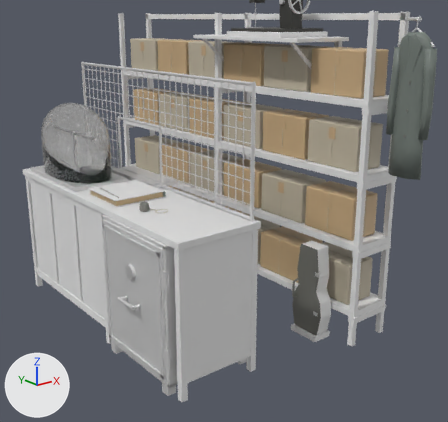
Renders of the Blender file art/blender/pawn_fittings.blend from each side of a commit.
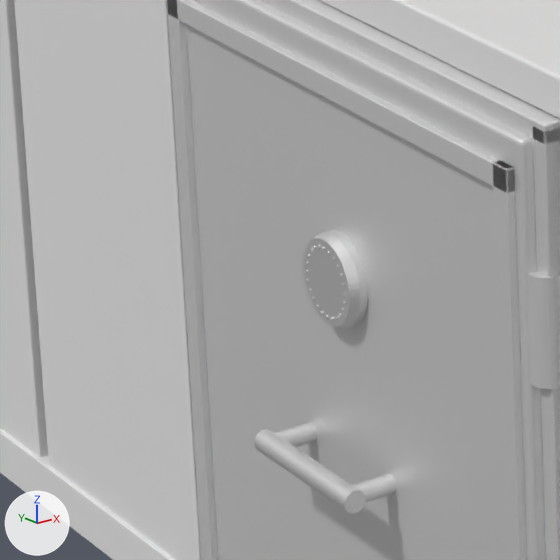
Each version is shown from a 50 mm lens placed at (18.891, -57.874, 2.535), pointed at (21.481, -54.637, 1.24), then close up on the part from 17% to 37% of the width and 53% to 75% of the height. Every picture has the same lights, and +X, +Y and +Z are marked at lower left. The first two pictures are the older version.

The scene before the commit, as lines of its bpy script (objects in view):
```python
ob_storm_shop_pawnbroker_grille_counter__countertop = bpy.data.objects.new('storm_shop_pawnbroker_grille_counter__countertop', me_storm_shop_pawnbroker_grille_counter__countertop)
ob_storm_shop_pawnbroker_grille_counter__countertop.location = (21.95, -53.3, 0.01)
ob_storm_shop_pawnbroker_grille_counter__wood_dark = bpy.data.objects.new('storm_shop_pawnbroker_grille_counter__wood_dark', me_storm_shop_pawnbroker_grille_counter__wood_dark)
ob_storm_shop_pawnbroker_grille_counter__wood_dark.location = (21.95, -53.3, 0.01)
ob_storm_shop_pawnbroker_safe__brass_dull = bpy.data.objects.new('storm_shop_pawnbroker_safe__brass_dull', me_storm_shop_pawnbroker_safe__brass_dull)
ob_storm_shop_pawnbroker_safe__brass_dull.location = (22.11, -51.8, 0.05)
# also in view: 'storm_shop_pawnbroker_safe__cast_iron' at (21.298, -54.301, 0.57); 'storm_shop_pawnbroker_safe__iron_blackened' at (20.907, -54.3, 0.609)
```
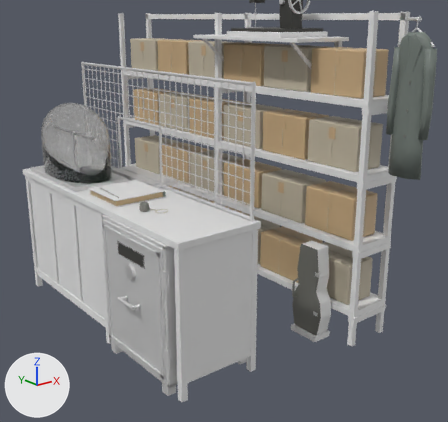
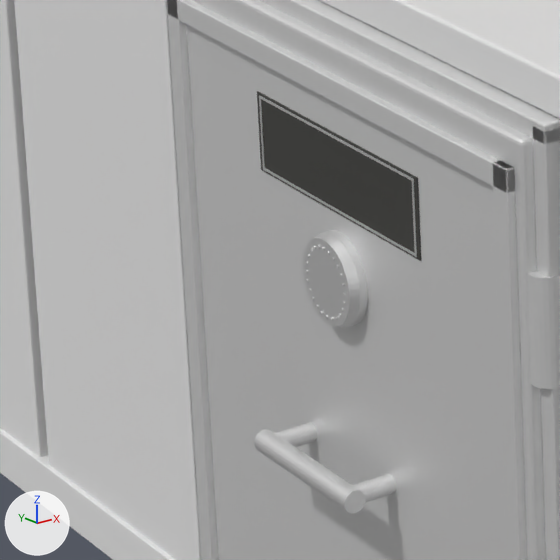
What differs and where, as boxes [x1, y1, x2, y2] in the close-ups (560 x 560 px):
'storm_shop_pawnbroker_safe__enamel', added
    after: [257, 91, 421, 261]
'storm_shop_pawnbroker_safe__brass_dull', reshaped (15% wider, 48% taller)
    before: [254, 230, 396, 513]
    after: [254, 95, 417, 513]
part 1 of me_storm_shop_pawnbroker_safe__brass_dull, added
    after: [264, 168, 415, 256]
part 2 of me_storm_shop_pawnbroker_safe__brass_dull, added
    after: [260, 96, 412, 181]
part 3 of me_storm_shop_pawnbroker_safe__brass_dull, added
    after: [412, 178, 417, 257]
part 4 of me_storm_shop_pawnbroker_safe__brass_dull, added
    after: [259, 95, 265, 170]

The edits, one by one:
me_storm_shop_pawnbroker_safe__brass_dull is used by ob_storm_shop_pawnbroker_safe__brass_dull; location (22.11, -51.8, 0.05).
me_storm_shop_pawnbroker_safe__brass_dull had 290 vertices, 564 faces and spanned x -1.265..-1.188, y -2.605..-2.395, z 0.526..0.827.
me_storm_shop_pawnbroker_safe__brass_dull now has 322 vertices, 612 faces and spans x -1.265..-1.188, y -2.673..-2.327, z 0.526..0.947.
me_storm_shop_pawnbroker_safe__brass_dull part 1: a new loose piece, a box spanning x -1.1965..-1.1953, y -2.67..-2.33, z 0.853..0.856, in mat_brass_dull (its picture is missing).
me_storm_shop_pawnbroker_safe__brass_dull part 2: a new loose piece, a box spanning x -1.1965..-1.1953, y -2.67..-2.33, z 0.944..0.947, in mat_brass_dull (its picture is missing).
me_storm_shop_pawnbroker_safe__brass_dull part 3: a new loose piece, a box spanning x -1.1965..-1.1953, y -2.673..-2.67, z 0.853..0.947, in mat_brass_dull (its picture is missing).
me_storm_shop_pawnbroker_safe__brass_dull part 4: a new loose piece, a box spanning x -1.1965..-1.1953, y -2.33..-2.327, z 0.853..0.947, in mat_brass_dull (its picture is missing).
Mesh me_storm_shop_pawnbroker_safe__enamel is new.
It has 96 vertices, 188 faces and spans x -1.196..-1.193, y -2.68..-2.32, z 0.85..0.95.
It uses material mat_enamel (its picture is missing).
Object 'storm_shop_pawnbroker_safe__enamel' (ob_storm_shop_pawnbroker_safe__enamel) is new; it shows me_storm_shop_pawnbroker_safe__enamel.
Its location is (22.11, -51.8, 0.05).
